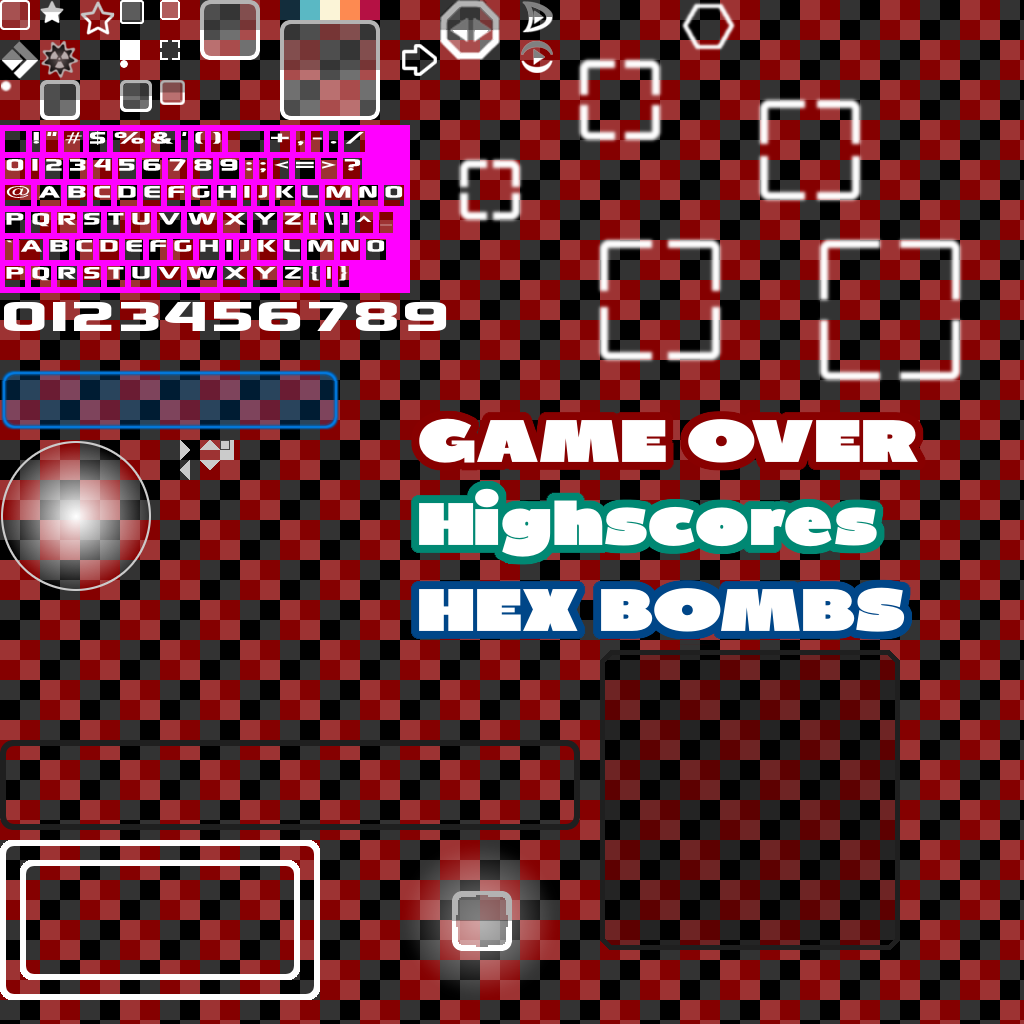
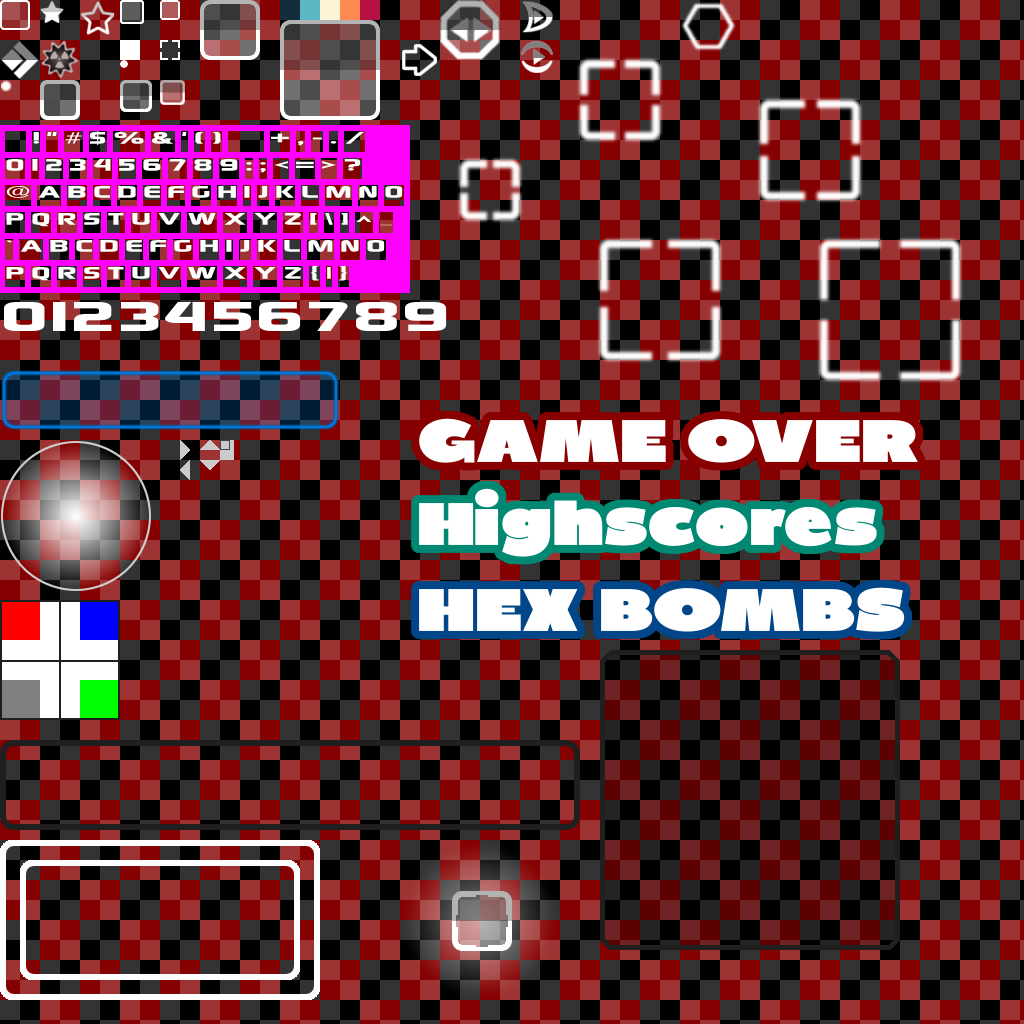
Layers edited between the first and the second 1024px x 1024px image:
painted on "Ebene #13" over [0, 600, 120, 720]
